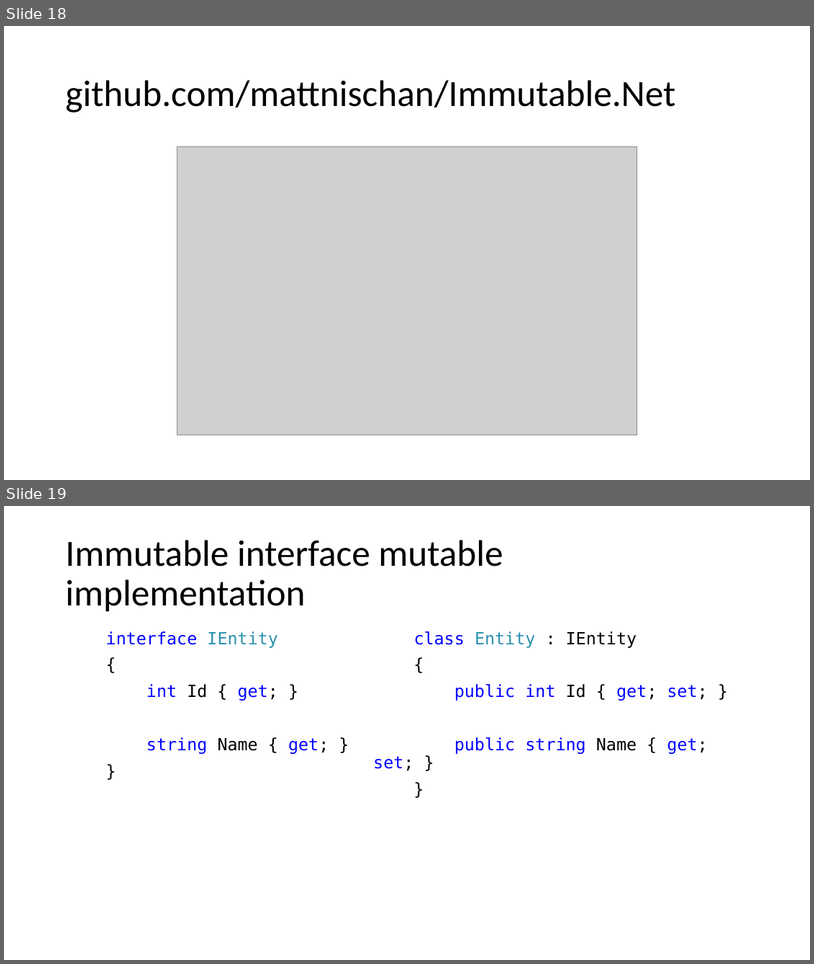
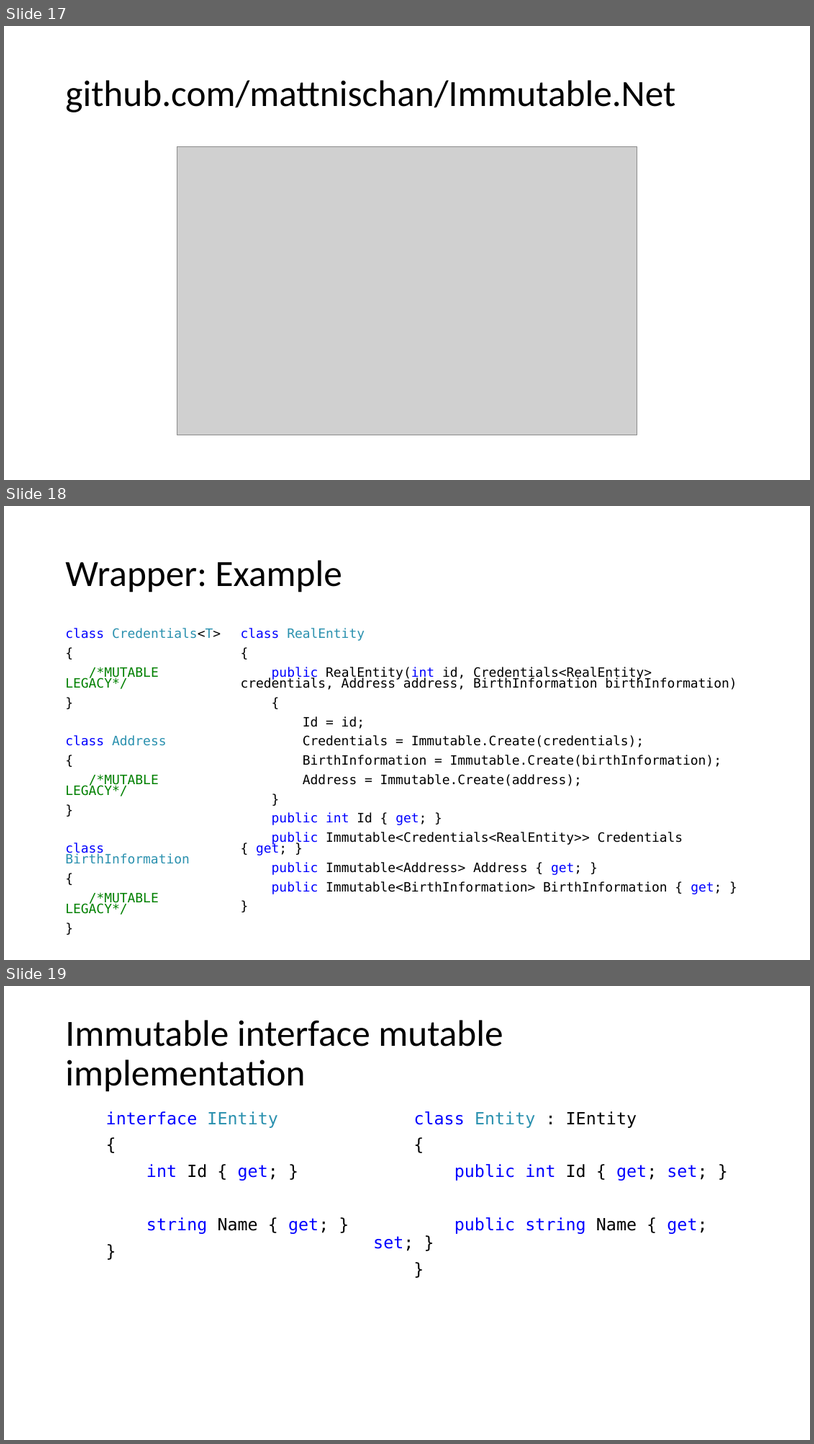
Before and after one commit to kugushev/presentations, a slide deck: Presentation.pptx. Shown one above the other, each under a label of ours: slides 18 and 19 before the commit, slides 17, 18 and 19 after it. The pictures are 814x964 and 814x1444 pixels, drawn with LibreOffice and Linux fonts; fonts in the diff are those of the drawing; grey boxes stand for pictures. Boxes give left, top, right and bottom in pixels: in the first picture for what was removed or moved away, otherwise in the second. Text is boxed around its words. In the diff, an @@ line names an element or a change of style, - is before the commit and + after.

Commit message:
add examples to slides

```diff
--- a/Presentation.pptx
+++ b/Presentation.pptx
@@ slide 18 added at (4, 506, 810, 960), background #FFFFFF @@
@@ title added at (65, 560, 342, 592), 44 pt, text #000000 @@
+Wrapper: Example
@@ text added at (65, 628, 221, 914), 15.4 pt, text #008000 @@
+class Credentials<T>
+{
+/*MUTABLE LEGACY*/
+}
+class Address
+{
+/*MUTABLE LEGACY*/
+}
+class BirthInformation
+{
+/*MUTABLE LEGACY*/
+}
@@ text added at (241, 628, 737, 894), 15.4 pt, text #000000 @@
+class RealEntity
+{
+public RealEntity(int id, Credentials<RealEntity> credentials, Address address, BirthInformation birthInformation)
+{
+Id = id;
+Credentials = Immutable.Create(credentials);
+BirthInformation = Immutable.Create(birthInformation);
+Address = Immutable.Create(address);
+}
+public int Id { get; }
+public Immutable<Credentials<RealEntity>> Credentials { get; }
+public Immutable<Address> Address { get; }
+public Immutable<BirthInformation> BirthInformation { get; }
+}
@@ what was slide 18 is now slide 17 @@
```
Also in this commit, not shown: 4 slides changed, 4 other slides added, 6 other files.
